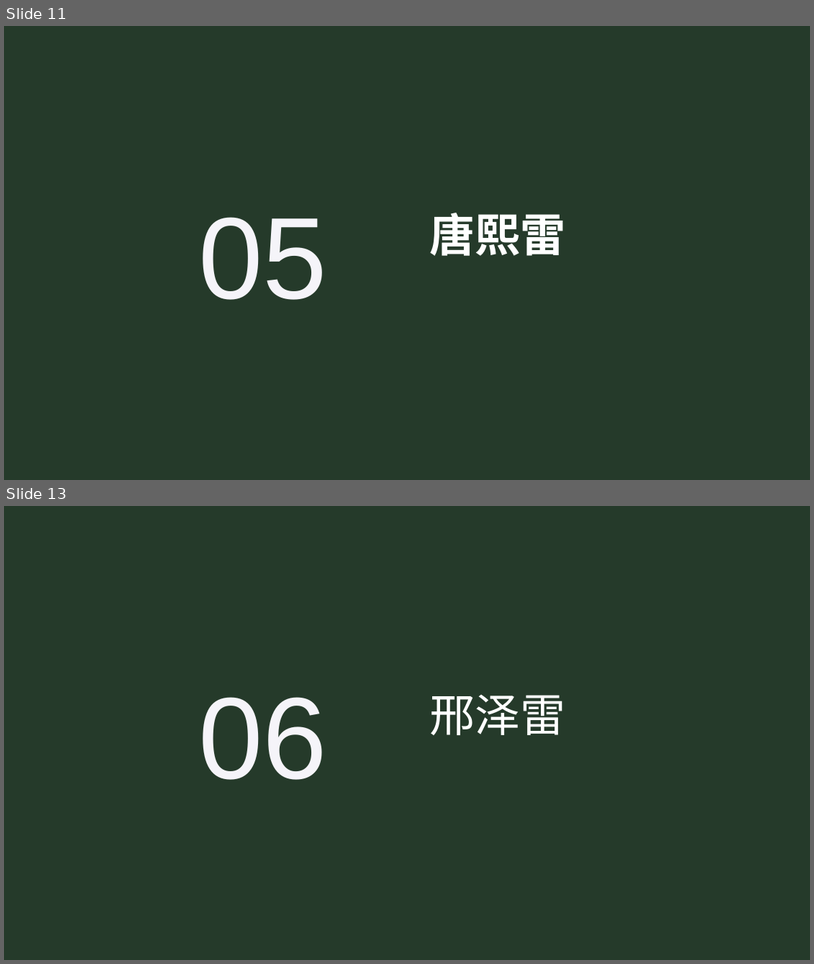
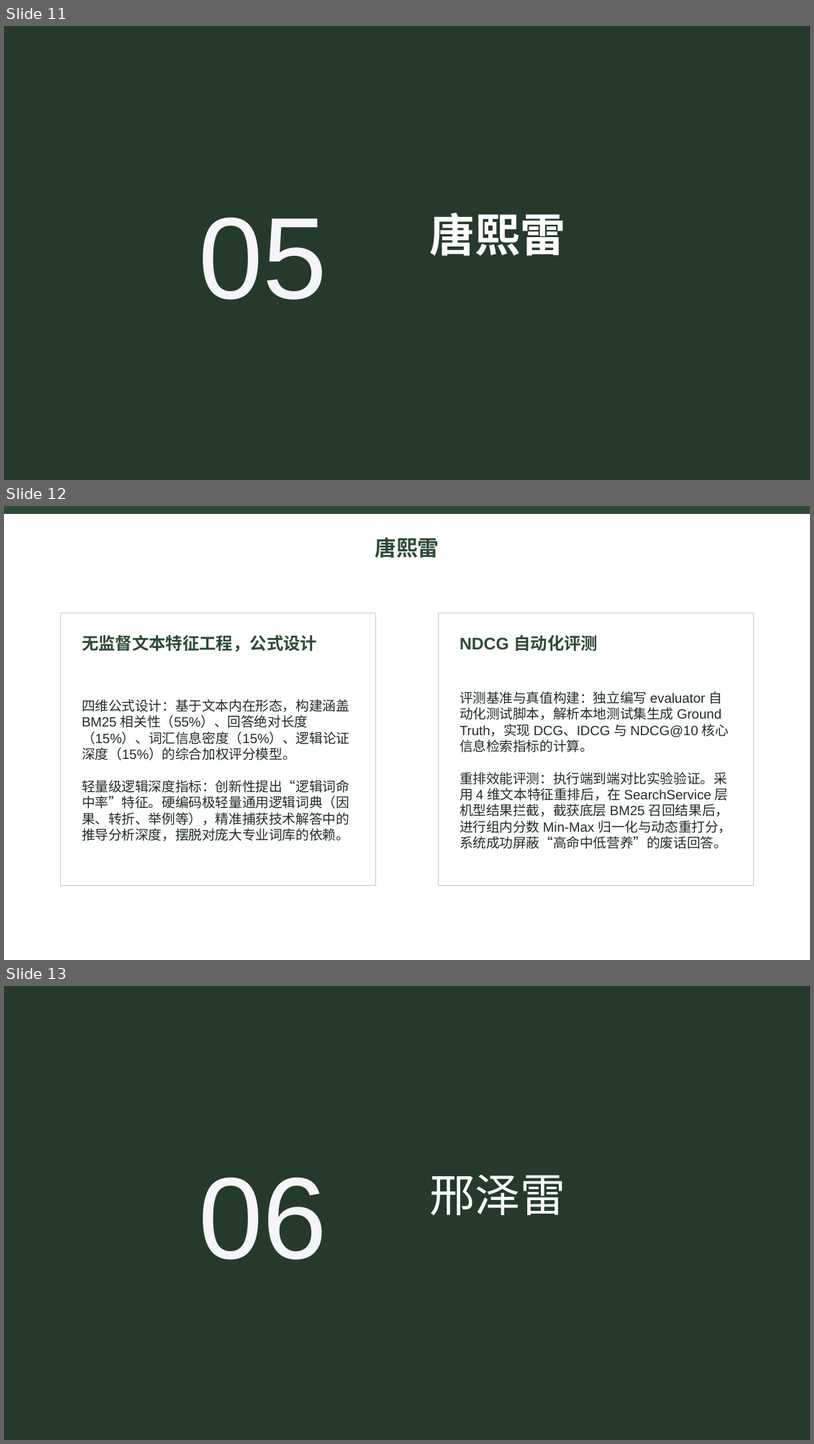
Before and after one commit to fivekilo/myrag, a slide deck: report/搜索引擎总结.pptx. Shown one above the other, each under a label of ours: slides 11 and 13 before the commit, slides 11, 12 and 13 after it; the slides between them are not shown. The pictures are 814x964 and 814x1444 pixels, drawn with LibreOffice and Linux fonts; fonts in the diff are those of the drawing. Boxes give left, top, right and bottom in pixels: in the first picture for what was removed or moved away, otherwise in the second. Text is boxed around its words. In the diff, an @@ line names an element or a change of style, - is before the commit and + after.

Commit message:
添加唐熙雷部分

```diff
--- a/report/搜索引擎总结.pptx
+++ b/report/搜索引擎总结.pptx
@@ slide 12 added at <box>4,506,810,960</box>, background #FFFFFF @@
@@ rectangle added at <box>4,506,810,513</box>, fill #2D4A33, outline #2D4A33 0 pt @@
@@ text added at <box>375,537,439,558</box>, 25.5 pt, text #2D4A33, bold @@
+唐熙雷
@@ rectangle added at <box>61,613,376,885</box>, fill #FFFFFF, outline #C7D0C4 0.75 pt @@
@@ rectangle added at <box>439,613,754,885</box>, fill #FFFFFF, outline #C7D0C4 0.75 pt @@
@@ text added at <box>82,635,317,651</box>, 20 pt, text #2D4A33, bold @@
+无监督文本特征工程，公式设计
@@ text added at <box>460,635,598,651</box>, 20 pt, text #2D4A33, bold @@
+NDCG 自动化评测
@@ text added at <box>82,699,350,841</box>, 16 pt, text #1F2D22 @@
+四维公式设计：基于文本内在形态，构建涵盖 BM25 相关性（55%）、回答绝对长度（15%）、词汇信息密度（15%）、逻辑论证深度（15%）的综合加权评分模型。
+轻量级逻辑深度指标：创新性提出“逻辑词命中率”特征。硬编码极轻量通用逻辑词典（因果、转折、举例等），精准捕获技术解答中的推导分析深度，摆脱对庞大专业词库的依赖。
@@ text added at <box>460,691,732,849</box>, 16 pt, text #1F2D22 @@
+评测基准与真值构建：独立编写 evaluator 自动化测试脚本，解析本地测试集生成 Ground Truth，实现 DCG、IDCG 与 NDCG@10 核心信息检索指标的计算。
+重排效能评测：执行端到端对比实验验证。采用 4 维文本特征重排后，在 SearchService 层机型结果拦截，截获底层 BM25 召回结果后，进行组内分数 Min-Max 归一化与动态重打分，系统成功屏蔽“高命中低营养”的废话回答。
```
Also in this commit, not shown: 1 slide removed, 2 other files.
